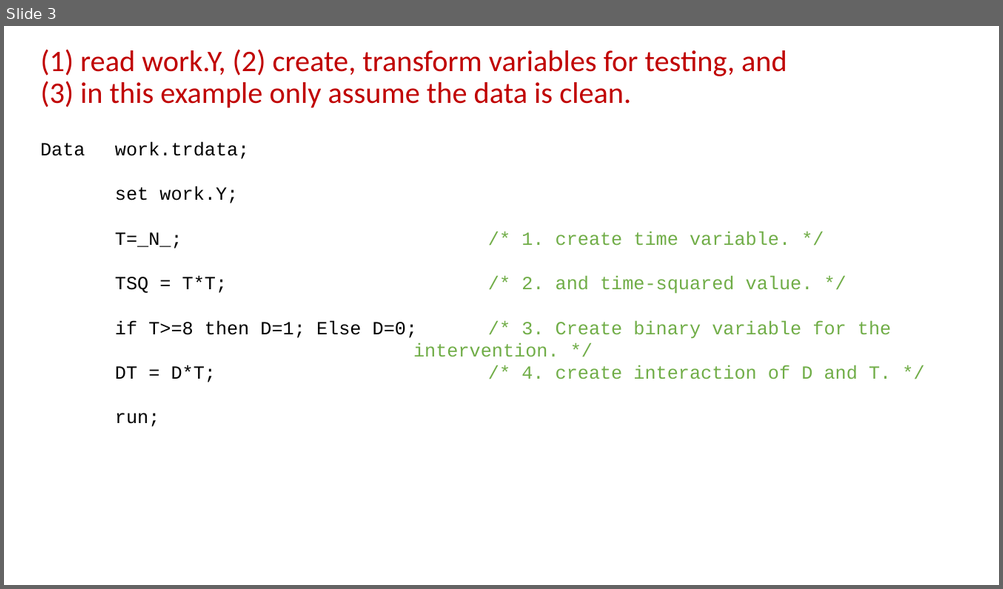
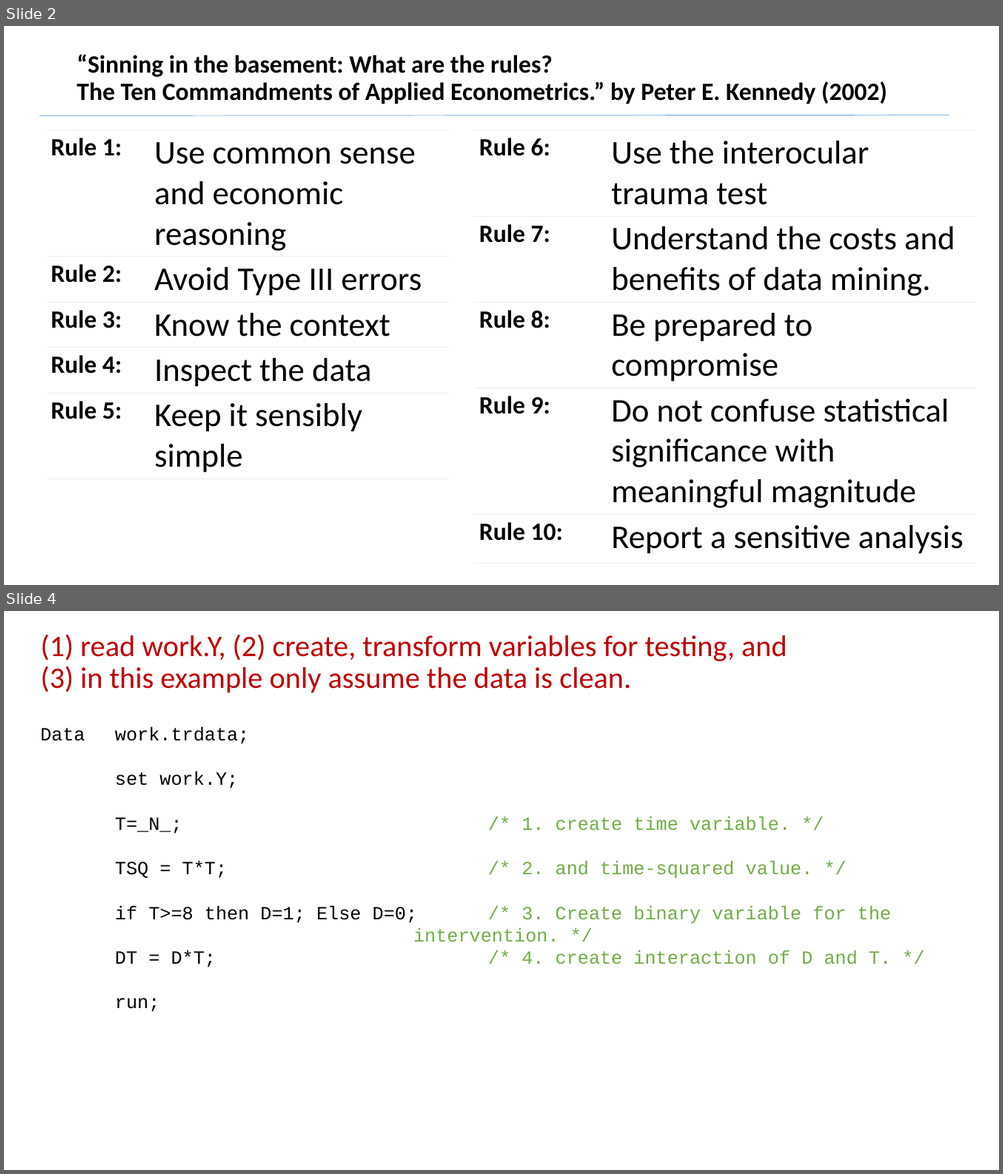
Before and after one commit to campnmug/Model_selection_and_inference, a slide deck: SCSUG 2019 Presentation deck - Do you know when your data is lying to you- Regression HOW.pptx. Shown one above the other, each under a label of ours: slide 3 before the commit, slides 2 and 4 after it; the slides between them are not shown. The pictures are 1003x589 and 1003x1174 pixels, drawn with LibreOffice and Linux fonts; fonts in the diff are those of the drawing. Boxes give left, top, right and bottom in pixels: in the first picture for what was removed or moved away, otherwise in the second. Text is boxed around its words. In the diff, an @@ line names an element or a change of style, - is before the commit and + after.

```diff
--- a/SCSUG 2019 Presentation deck - Do you know when your data is lying to you- Regression HOW.pptx
+++ b/SCSUG 2019 Presentation deck - Do you know when your data is lying to you- Regression HOW.pptx
@@ slide 2 added at (4, 26, 999, 585), background #FFFFFF @@
@@ title added at (77, 54, 887, 104), 24 pt, text #000000, bold @@
+“Sinning in the basement: What are the rules?
+The Ten Commandments of Applied Econometrics.” by Peter E. Kennedy (2002)
@@ line added from (39, 116) to (949, 115), #5B9BD5 0.5 pt @@
@@ table added at (45, 130, 449, 476), 5 rows, 2 columns @@
+Rule 1: | Use common sense and economic reasoning
+Rule 2: | Avoid Type III errors
+Rule 3: | Know the context
+Rule 4: | Inspect the data
+Rule 5: | Keep it sensibly simple
@@ table added at (474, 130, 976, 557), 5 rows, 2 columns @@
+Rule 6: | Use the interocular trauma test
+Rule 7: | Understand the costs and benefits of data mining.
+Rule 8: | Be prepared to compromise
+Rule 9: | Do not confuse statistical significance with meaningful magnitude
+Rule 10: | Report a sensitive analysis
@@ what was slide 3 is now slide 4 @@
```
Also in this commit, not shown: 14 slides changed, 2 other slides added, 1 slide removed.
